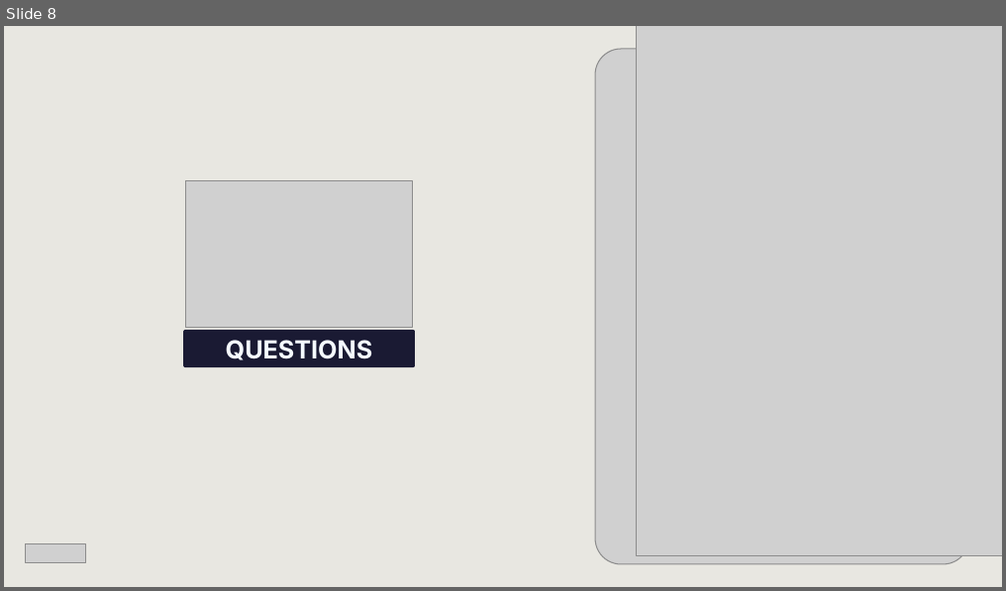
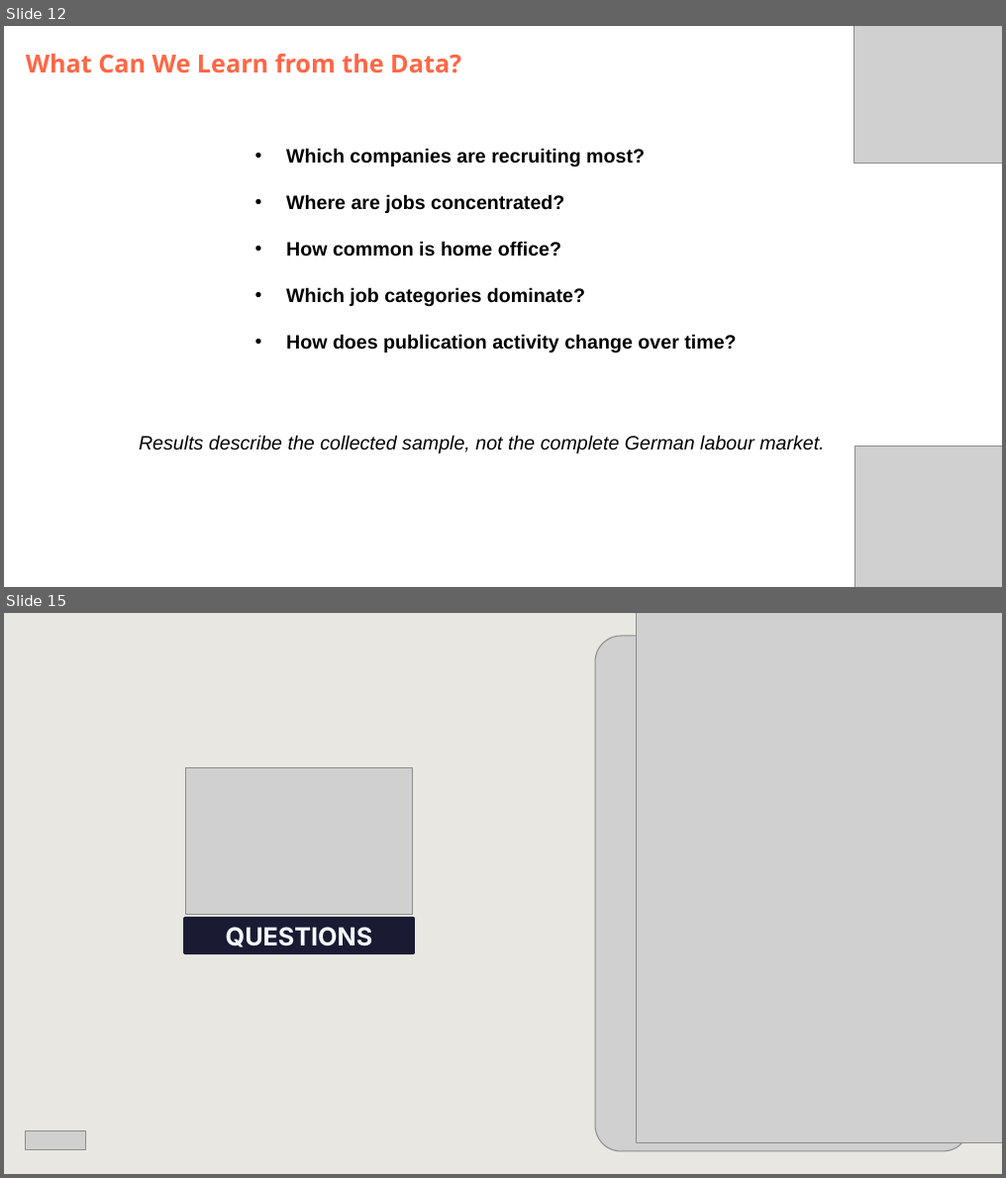
Before and after one commit to DataScientest-Studio/jun26bde-job-market, a slide deck: docs/defence/Defence.pptx. Shown one above the other, each under a label of ours: slide 8 before the commit, slides 12 and 15 after it; the slides between them are not shown. The pictures are 1006x591 and 1006x1178 pixels, drawn with LibreOffice and Linux fonts; fonts in the diff are those of the drawing; grey boxes stand for pictures; background and template pictures are left out. Boxes give left, top, right and bottom in pixels: in the first picture for what was removed or moved away, otherwise in the second. Text is boxed around its words. In the diff, an @@ line names an element or a change of style, - is before the commit and + after.

```diff
--- a/docs/defence/Defence.pptx
+++ b/docs/defence/Defence.pptx
@@ slide 12 added at (4, 26, 1002, 587), background #FFFFFF @@
@@ subtitle added at (26, 53, 461, 74), 18 pt, text #FF6745, bold @@
+What Can We Learn from the Data?
@@ picture added at (854, 26, 1002, 164) @@
@@ text added at (286, 148, 736, 353), 14 pt, text #000000, bold @@
+• Which companies are recruiting most?
+• Where are jobs concentrated?
+• How common is home office?
+• Which job categories dominate?
+• How does publication activity change over time?
@@ text added at (139, 435, 824, 454), 14 pt, text #000000, italic @@
+Results describe the collected sample, not the complete German labour market.
@@ picture added at (854, 446, 1002, 587) @@
@@ what was slide 8 is now slide 15 @@
```
Also in this commit, not shown: 5 slides changed, 8 other slides added, 2 slides removed, 33 other files.
